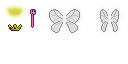
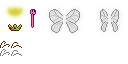
The second 128×64 image is a revision of the first. Changes to its layers:
added group "Colorless Antennae" with 2 layers in group "Atlas" over [0, 49, 22, 56]
added layer "antennae2 #1" in group "Colorless Antennae" over [11, 50, 22, 56]
added layer "antennae1 #1" in group "Colorless Antennae" over [0, 49, 10, 56]
added group "Antennae" with 2 layers in group "Atlas" over [0, 41, 22, 48]
added layer "antennae2" in group "Antennae" over [11, 42, 22, 48]
added layer "antennae1" in group "Antennae" over [0, 41, 10, 48]
